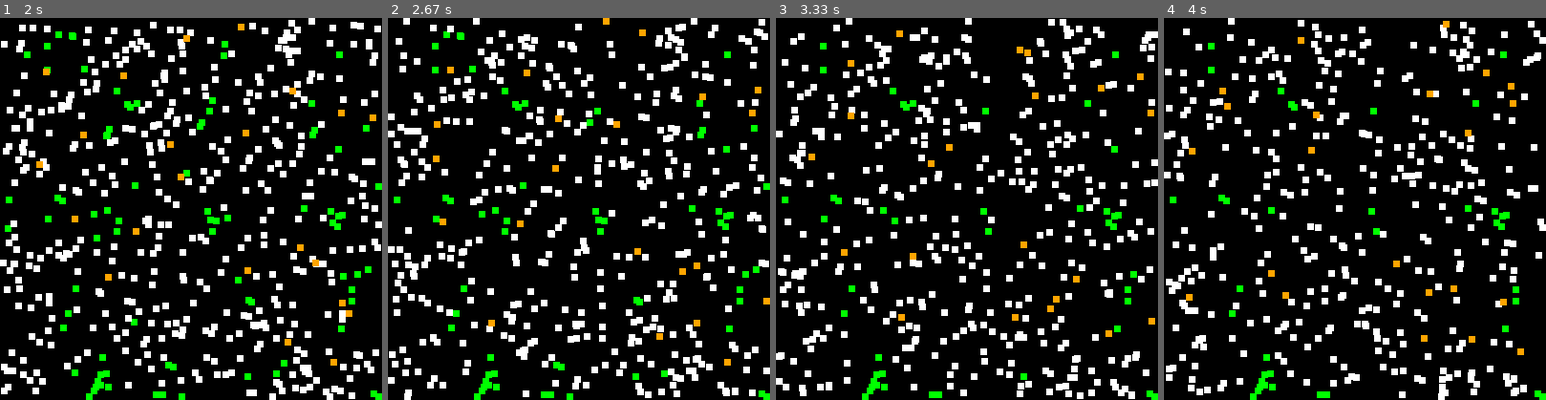
Above: before the commit, frames 1-4 (left to right).
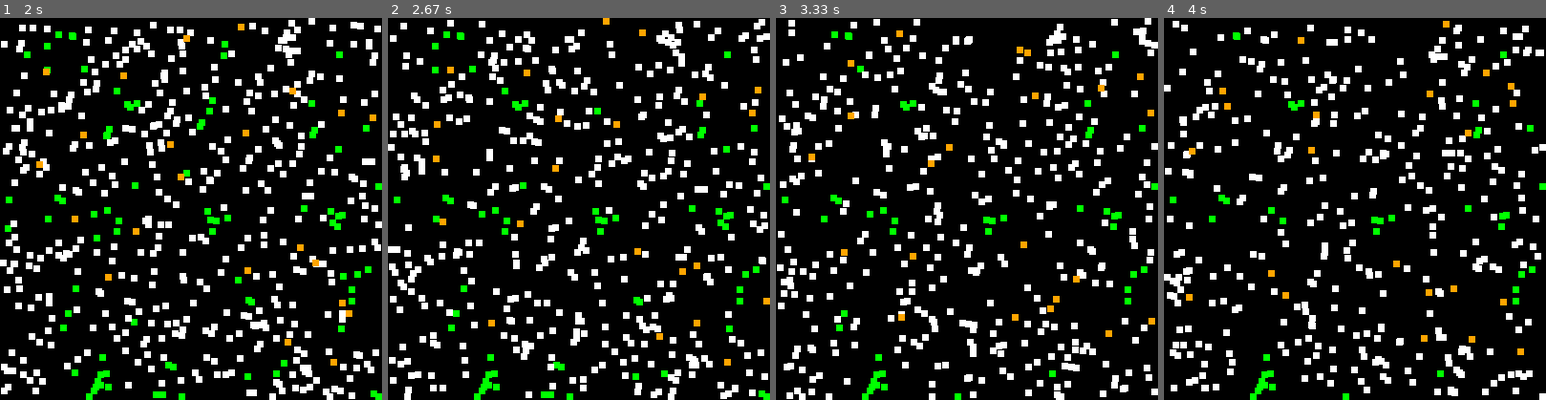
Above: after the commit, the same moments.

Repository: RAVIA33/Projet_algo
Game: pygame game, started from projet/main.py
Two runs of this game, one before a commit and one after it. Both use one fixed random seed, a clock stepped at 60 frames per second and the inputs below.
Inputs:
- Up to frame 1 (2 s): no input
- Up to frame 2 (2.67 s): no input
- Up to frame 3 (3.33 s): no input
- Up to frame 4 (4 s): no input

Frame 1 is identical in both runs. In frame 2, 10% of the frame differs, in the area x 0-100%, y 0-100%; in frame 3, 19%; in frame 4, 18%.

Commit message:
Add début pour gérer la perte d'énergie

Diff:
--- a/projet/main.py
+++ b/projet/main.py
@@ -137,11 +137,12 @@
 
             elif type(self._actor.type) == Lapin :
                 self._actor._speed = pygame.Vector2(randint(-1,1), randint(-1,1))
-                self._actor.type.energie -= 1
+                self._actor.type.perdre_energie(1)
+                print(f"énergie lapin mnt:{self._actor.type.energie}")
 
             elif type(self._actor.type) == Renard :
                 self._actor._speed = pygame.Vector2(randint(-3,3), randint(-3,3))
-                self._actor.type.energie -= 1
+                self._actor.type.perdre_energie(2)
         # if self._actor.type.energie == 0:
         #     print("MORT")
 
